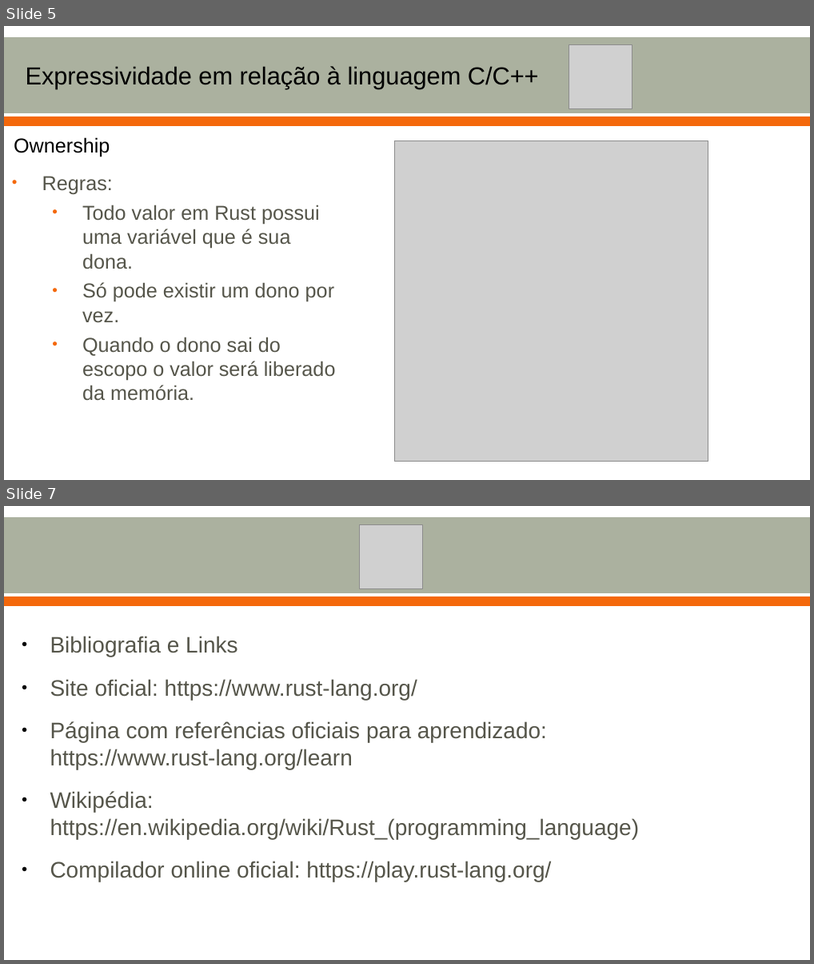
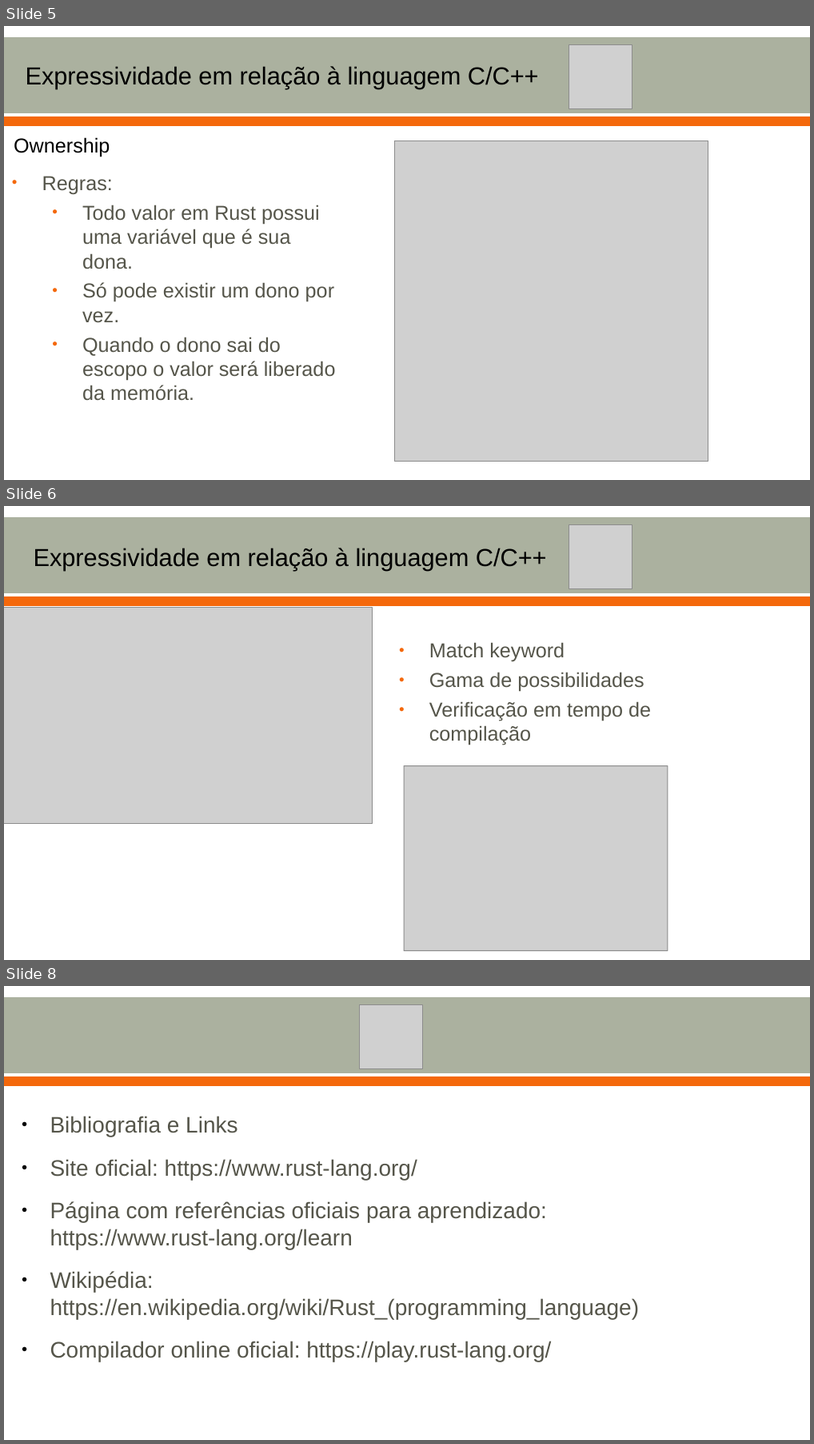
Before and after one commit to Matheustrk/EDL, a slide deck: tarefas/tarefa-02/slides.odp. Shown one above the other, each under a label of ours: slides 5 and 7 before the commit, slides 5, 6 and 8 after it; the slides between them are not shown. The pictures are 814x964 and 814x1444 pixels, drawn with LibreOffice and Linux fonts; fonts in the diff are those of the drawing; grey boxes stand for pictures. Boxes give left, top, right and bottom in pixels: in the first picture for what was removed or moved away, otherwise in the second. Text is boxed around its words. In the diff, an @@ line names an element or a change of style, - is before the commit and + after.

Commit message:
+slide de pattern match

```diff
--- a/tarefas/tarefa-02/slides.odp
+++ b/tarefas/tarefa-02/slides.odp
@@ slide 6 added at (x1=4, y1=506, x2=810, y2=960), background #FFFFFF; not listed: 2 template elements that a slide beside it also shows @@
@@ picture added at (x1=570, y1=525, x2=633, y2=589) @@
@@ text added at (x1=34, y1=548, x2=547, y2=571), 22 pt, text #000000 @@
+Expressividade em relação à linguagem C/C++
@@ picture added at (x1=4, y1=608, x2=373, y2=824) @@
@@ text added at (x1=430, y1=642, x2=651, y2=721), 18 pt, text #55554A @@
+• Match keyword
+• Gama de possibilidades
+• Verificação em tempo de compilação
@@ picture added at (x1=404, y1=766, x2=668, y2=950) @@
@@ what was slide 7 is now slide 8 @@
```
Also in this commit, not shown: 1 slide changed.
